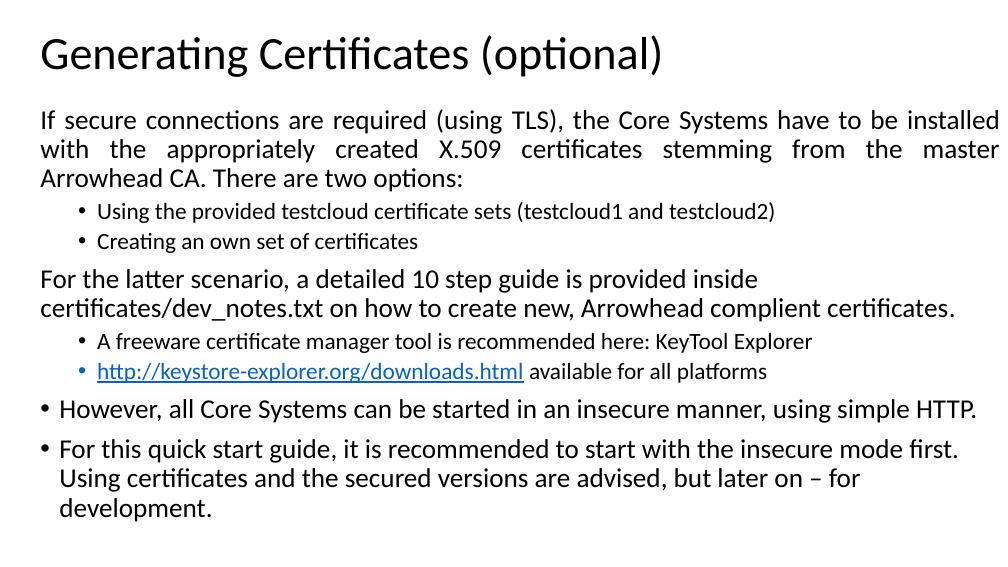
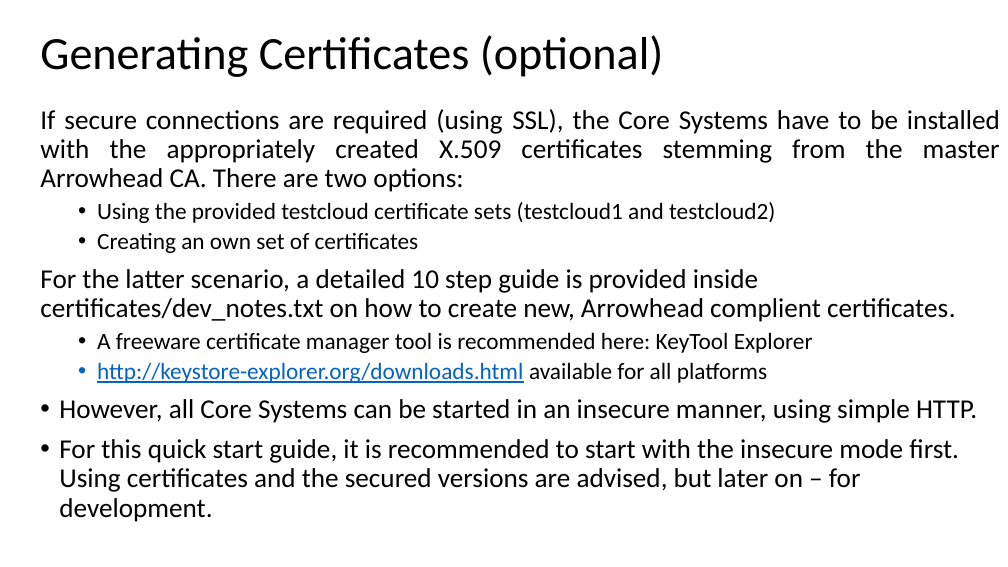
Before and after one commit to hegeduscs/arrowhead, a slide deck: slide 7 of documentation/Quick-Start-Guide-M2.pptx. Drawn at 1008x567 pixels with LibreOffice and Linux fonts; fonts in the diff are those of the drawing. Boxes give left, top, right and bottom in pixels: in the first picture for what was removed or moved away, otherwise in the second. Text is boxed around its words. In the diff, an @@ line names an element or a change of style, - is before the commit and + after.

```diff
--- a/documentation/Quick-Start-Guide-M2.pptx
+++ b/documentation/Quick-Start-Guide-M2.pptx
@@ text at (40, 109, 1000, 192): text changed @@
-If secure connections are required (using TLS), the Core Systems have to be installed with the appropriately created X.509 certificates stemming from the master Arrowhead CA. There are two options:
+If secure connections are required (using SSL), the Core Systems have to be installed with the appropriately created X.509 certificates stemming from the master Arrowhead CA. There are two options:
```
Also in this commit, not shown: 2 other slides changed, 1 slide added, 1 slide removed, 2 other files.
